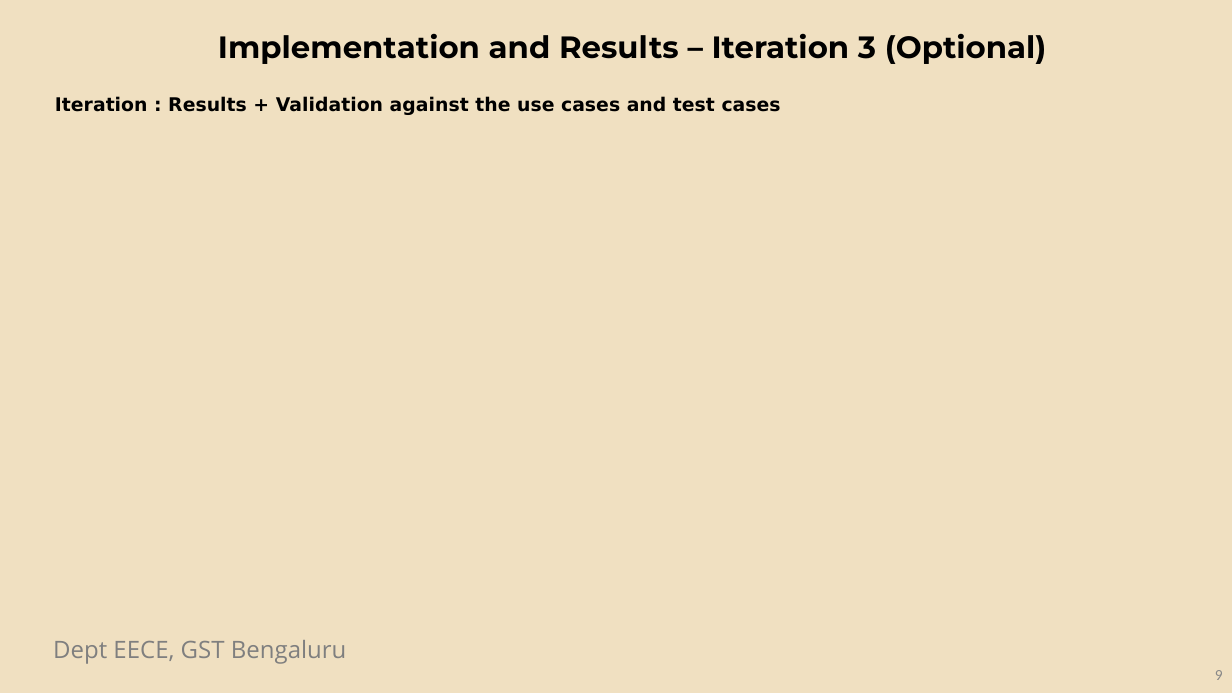
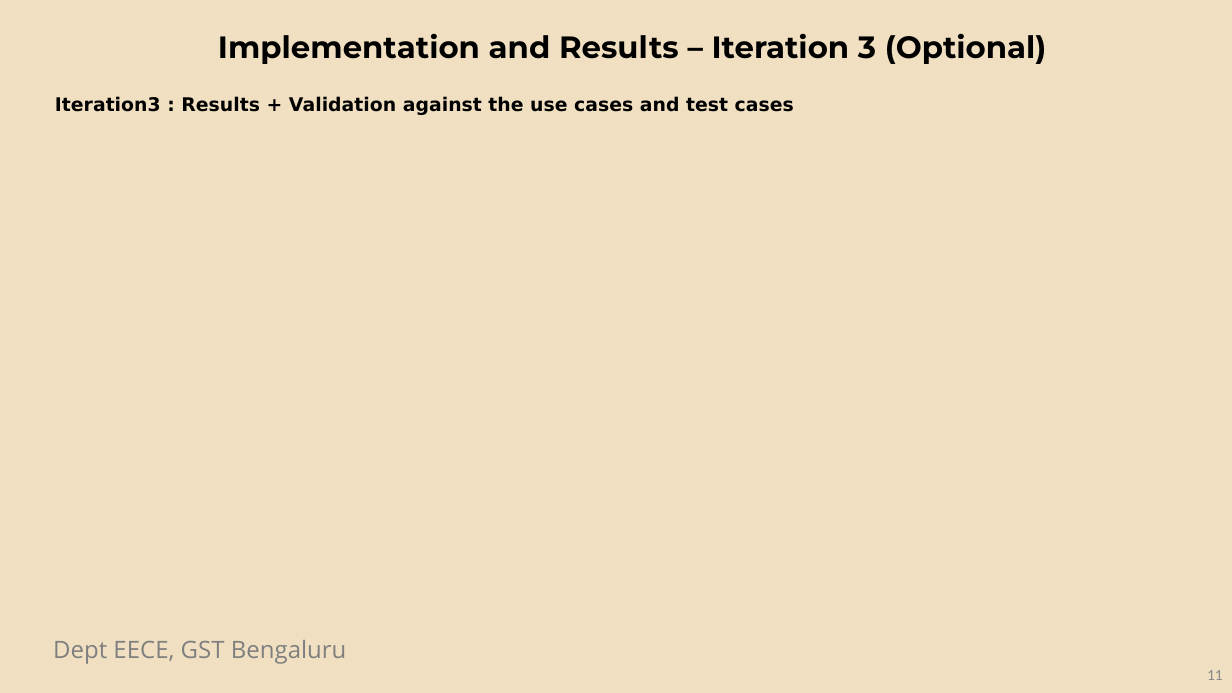
Before and after one commit to Opera5/Capstone, a slide deck: slide 11 of Preview_1.pptx (slide 9 before the commit). Drawn at 1232x693 pixels with LibreOffice and Linux fonts; fonts in the diff are those of the drawing; background and template pictures are left out. Boxes give left, top, right and bottom in pixels: in the first picture for what was removed or moved away, otherwise in the second. Text is boxed around its words. In the diff, an @@ line names an element or a change of style, - is before the commit and + after.

```diff
--- a/Preview_1.pptx
+++ b/Preview_1.pptx
@@ text at [55,96,794,115]: text changed @@
-Iteration : Results + Validation against the use cases and test cases
+Iteration3 : Results + Validation against the use cases and test cases
@@ page number at [1207,670,1223,680]: text changed @@
-9
+11
```
Also in this commit, not shown: 5 other slides changed, 4 slides added, 2 slides removed, 2 other files.
